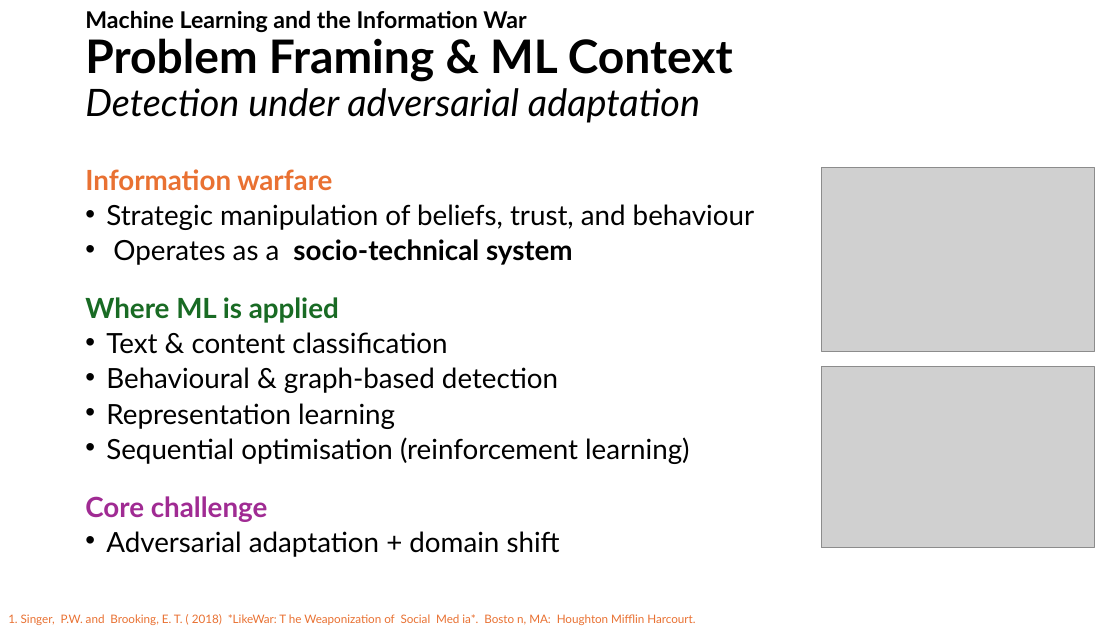
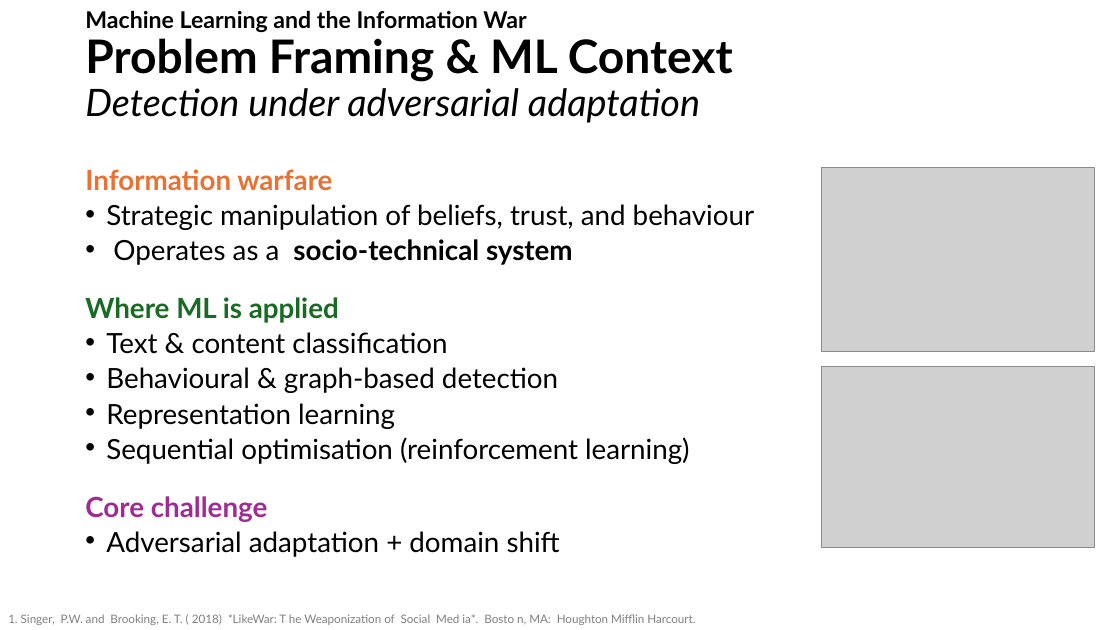
Before and after one commit to eamonfoy/ATU-ML-Asignment1, a slide deck: slide 1 of ML-Assignment1-eamonfoy.pptx. Drawn at 1120x630 pixels with LibreOffice and Linux fonts; fonts in the diff are those of the drawing; grey boxes stand for pictures. Boxes give left, top, right and bottom in pixels: in the first picture for what was removed or moved away, otherwise in the second. Text is boxed around its words. In the diff, an @@ line names an element or a change of style, - is before the commit and + after.

```diff
--- a/ML-Assignment1-eamonfoy.pptx
+++ b/ML-Assignment1-eamonfoy.pptx
@@ text "1. Singer, P.W. and Brooking, ..." at (8, 614, 695, 625): text colour #E97132 to #808080 @@
```
Also in this commit, not shown: 1 other slide changed, 1 other file.
